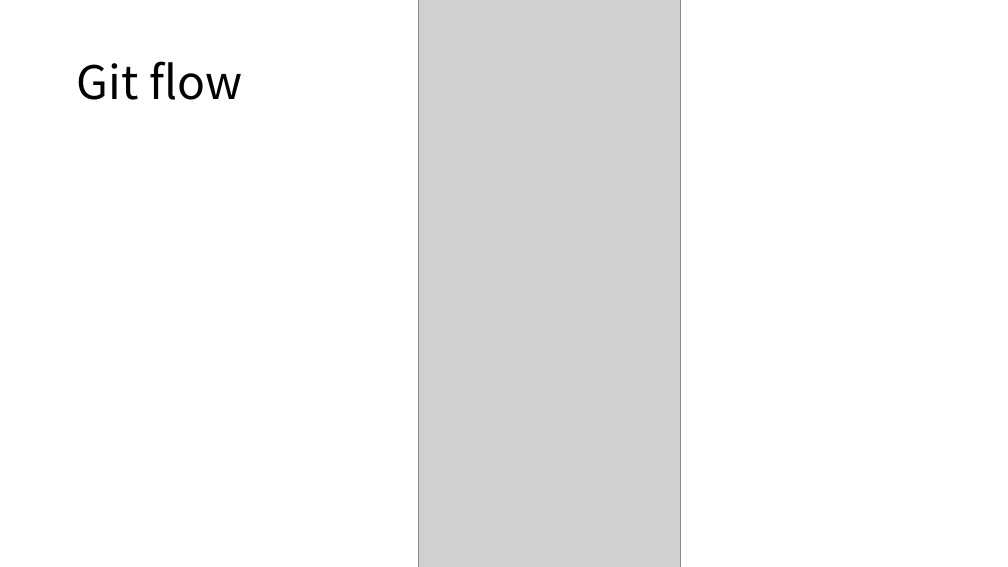
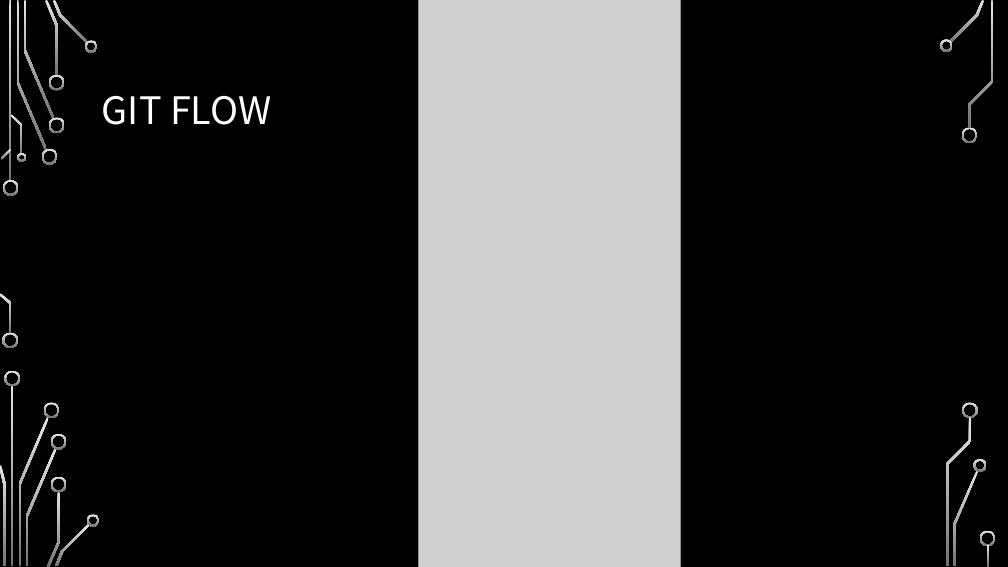
Before and after one commit to weichang0007/ntutVegetablesssssssssssssss, a slide deck: slide 10 of ppt.pptx. Drawn at 1008x567 pixels with LibreOffice and Linux fonts; fonts in the diff are those of the drawing; grey boxes stand for pictures; background and template pictures are left out. Boxes give left, top, right and bottom in pixels: in the first picture for what was removed or moved away, otherwise in the second. Text is boxed around its words. In the diff, an @@ line names an element or a change of style, - is before the commit and + after.

```diff
--- a/ppt.pptx
+++ b/ppt.pptx
@@ background #FFFFFF to picture (left out) @@
@@ title at [102,96,271,125]: text changed; size 44 to 36 pt; text colour #000000 to #FFFFFF @@
-Git flow
+GIT FLOW
@@ group added at [0,0,996,567]: 33 freeform shapes, 3 rectangles @@
```
Also in this commit, not shown: 9 other slides changed.
